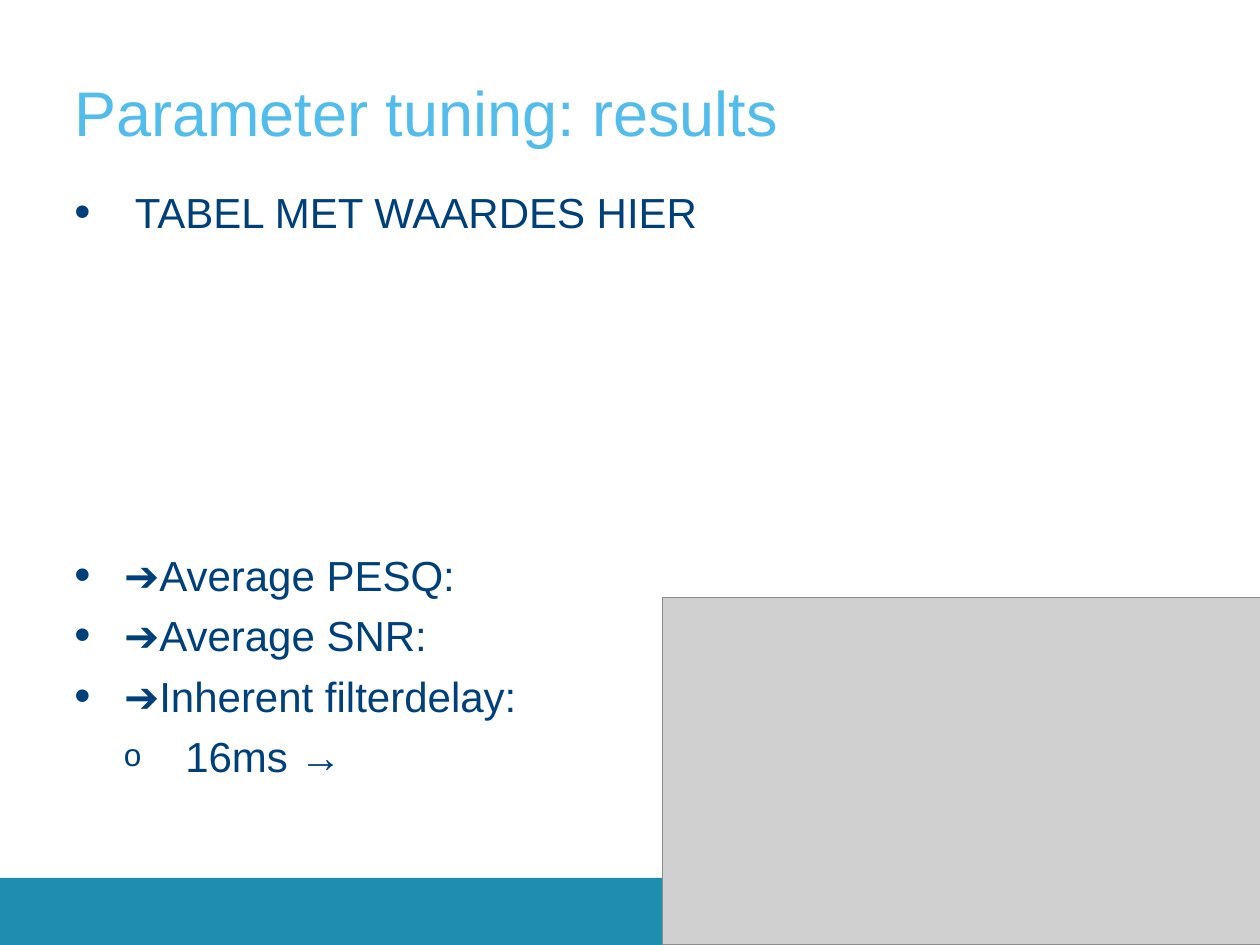
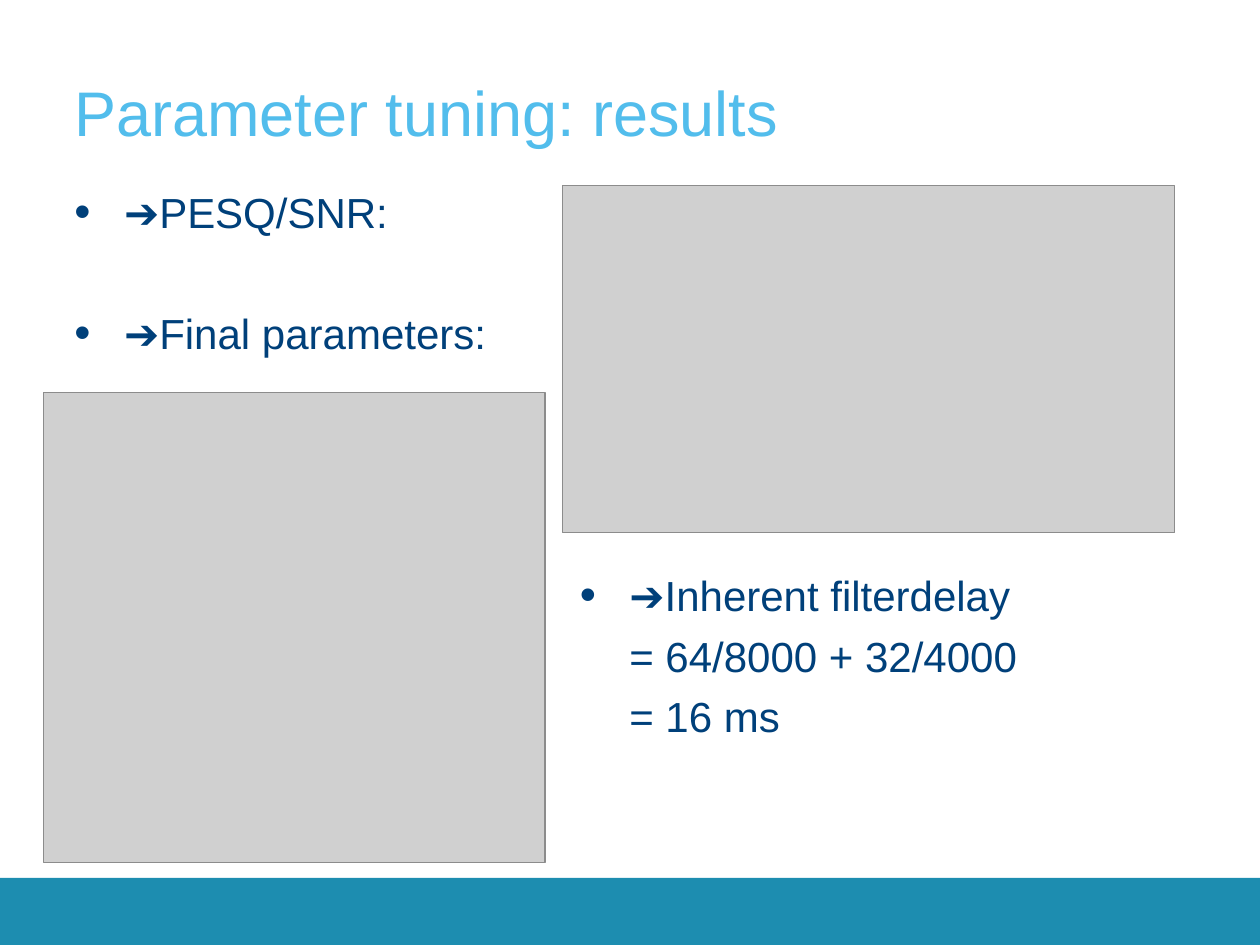
Before and after one commit to SepOwnage/P-O5, a slide deck: slide 6 of Presentatie/Presentation2.pptx. Drawn at 1260x945 pixels with LibreOffice and Linux fonts; fonts in the diff are those of the drawing; grey boxes stand for pictures; background and template pictures are left out. Boxes give left, top, right and bottom in pixels: in the first picture for what was removed or moved away, otherwise in the second. Text is boxed around its words. In the diff, an @@ line names an element or a change of style, - is before the commit and + after.

```diff
--- a/Presentatie/Presentation2.pptx
+++ b/Presentatie/Presentation2.pptx
@@ text removed at (135, 198, 697, 773) @@
-• TABEL MET WAARDES HIER
-• ➔Average PESQ:
-• ➔Average SNR:
-• ➔Inherent filterdelay:
-  o 16ms →
@@ text added at (159, 197, 486, 357), 24 pt, text #00407A @@
+• ➔PESQ/SNR:
+• ➔Final parameters:
@@ picture: place and size @@
-picture at (663, 597, 1260, 945)
+picture at (562, 185, 1174, 533)
@@ picture added at (44, 393, 546, 863) @@
@@ text added at (665, 580, 1017, 733), 24 pt, text #00407A @@
+• ➔Inherent filterdelay
+  = 64/8000 + 32/4000
+  = 16 ms
```
Also in this commit, not shown: 13 other slides changed, 2 slides added, 1 slide removed, 1 other file.
